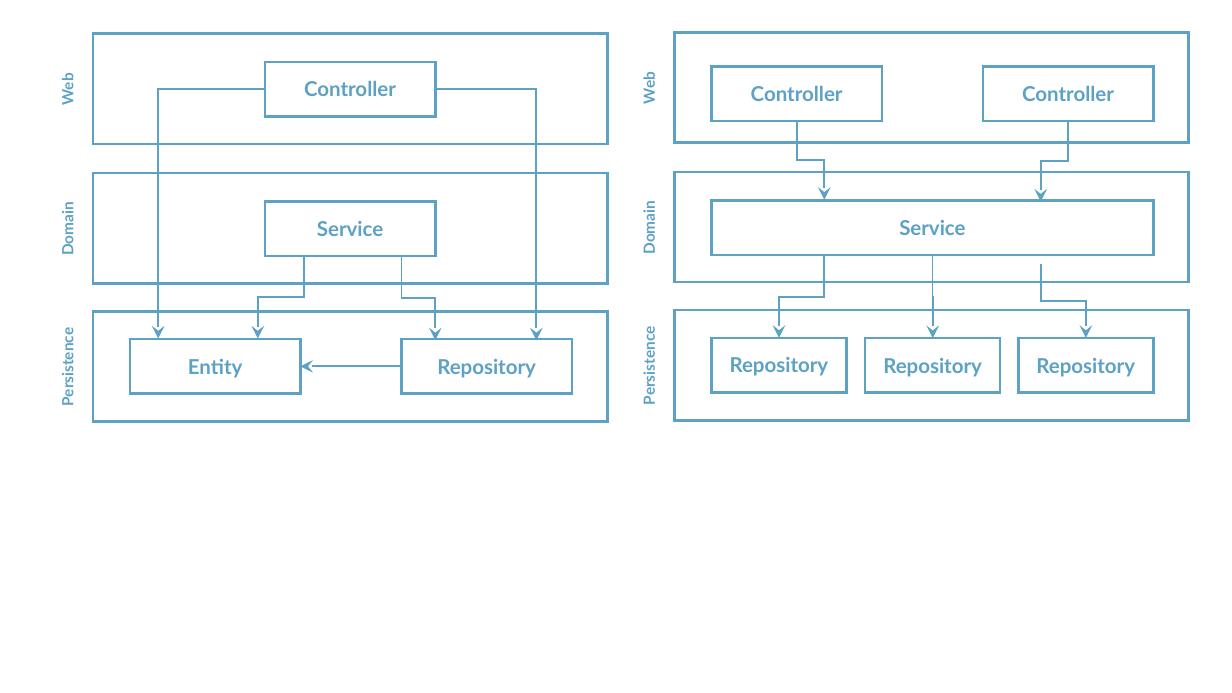
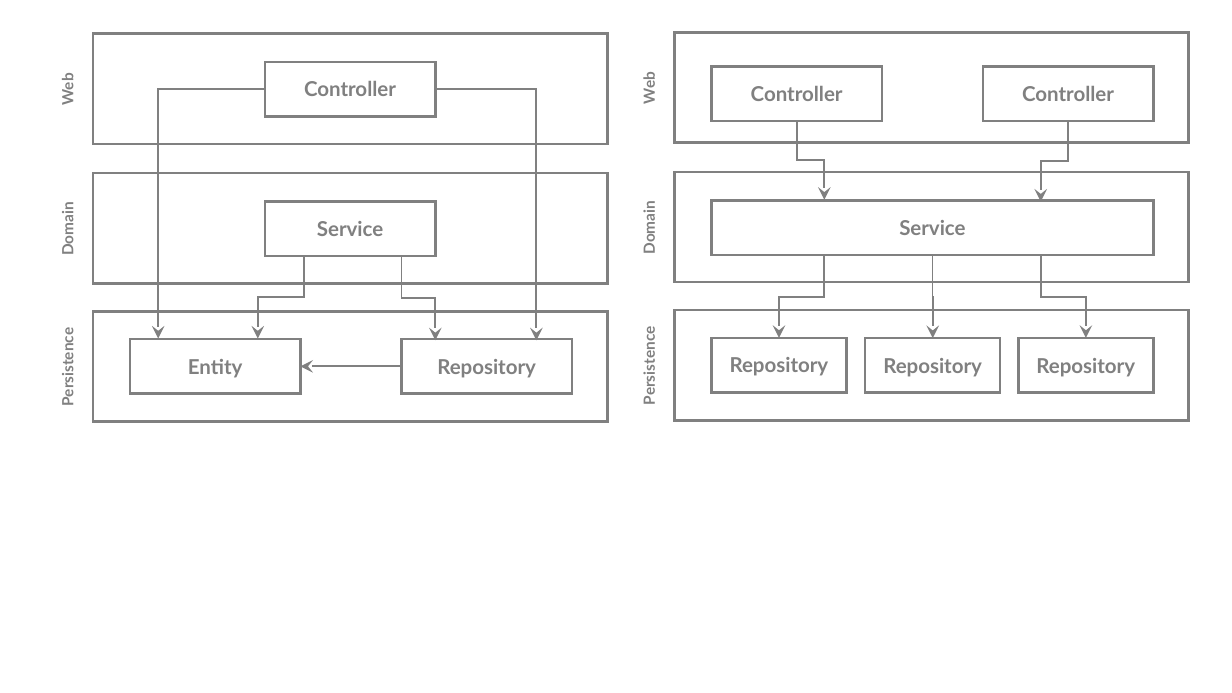
Before and after one commit to rudaks-han/book-summary, a slide deck: slide 2 of Get Your Hands Dirty on Clean Architecture/ref/프레젠테이션1.pptx. Drawn at 1232x693 pixels with LibreOffice and Linux fonts; fonts in the diff are those of the drawing. Boxes give left, top, right and bottom in pixels: in the first picture for what was removed or moved away, otherwise in the second. Text is boxed around its words. In the diff, an @@ line names an element or a change of style, - is before the commit and + after.

```diff
--- a/Get Your Hands Dirty on Clean Architecture/ref/프레젠테이션1.pptx
+++ b/Get Your Hands Dirty on Clean Architecture/ref/프레젠테이션1.pptx
@@ elbow arrow (265, 89) - (158, 338): stroke #5DA2C5 1.5 pt to #808080 1.5 pt @@
@@ elbow arrow (435, 89) - (536, 340): stroke #5DA2C5 1.5 pt to #808080 1.5 pt @@
@@ elbow arrow (797, 121) - (824, 200): stroke #5DA2C5 1.5 pt to #808080 1.5 pt @@
@@ elbow arrow (1068, 121) - (1041, 201): stroke #5DA2C5 1.5 pt to #808080 1.5 pt @@
@@ elbow arrow (304, 256) - (258, 338): stroke #5DA2C5 1.5 pt to #808080 1.5 pt @@
@@ elbow arrow (402, 256) - (435, 340): stroke #5DA2C5 1.5 pt to #808080 1.5 pt @@
@@ elbow arrow (824, 256) - (779, 338): stroke #5DA2C5 1.5 pt to #808080 1.5 pt @@
@@ elbow arrow (933, 255) - (933, 338): stroke #5DA2C5 1.5 pt to #808080 1.5 pt @@
@@ elbow arrow moved from (1041, 263) - (1086, 338) to (1041, 256) - (1086, 338) @@
@@ elbow arrow (1041, 256) - (1086, 338): stroke #5DA2C5 1.5 pt to #808080 1.5 pt @@
@@ text colour #5DA2C5 to #808080 in 16 elements at <box>317,221,383,236</box>, <box>188,359,242,378</box>, <box>437,359,536,378</box>, <box>58,207,76,254</box>, <box>58,336,76,405</box>, <box>304,81,396,96</box>, <box>58,76,76,104</box>, <box>899,220,965,235</box>, <box>730,357,829,376</box>, <box>1036,358,1135,377</box>, <box>640,206,658,253</box>, <box>640,333,658,403</box>, <box>751,86,843,101</box>, <box>640,75,658,103</box>, <box>1022,86,1114,101</box>, <box>883,358,982,377</box> @@
@@ outline #5DA2C5 2 pt to #808080 2 pt in 16 elements at <box>265,201,435,256</box>, <box>130,339,300,394</box>, <box>402,339,572,394</box>, <box>93,173,608,283</box>, <box>93,311,608,421</box>, <box>265,62,435,116</box>, <box>93,33,608,143</box>, <box>712,201,1153,255</box>, <box>712,338,847,393</box>, <box>1019,338,1153,393</box>, <box>675,172,1189,282</box>, <box>675,311,1189,421</box>, <box>712,67,882,121</box>, <box>675,32,1189,142</box>, <box>983,67,1153,121</box>, <box>865,338,1000,393</box> @@
@@ arrow (402, 367) - (300, 367): stroke #5DA2C5 1.5 pt to #808080 1.5 pt @@
```
Also in this commit, not shown: 20 other slides changed, 2 other files.
